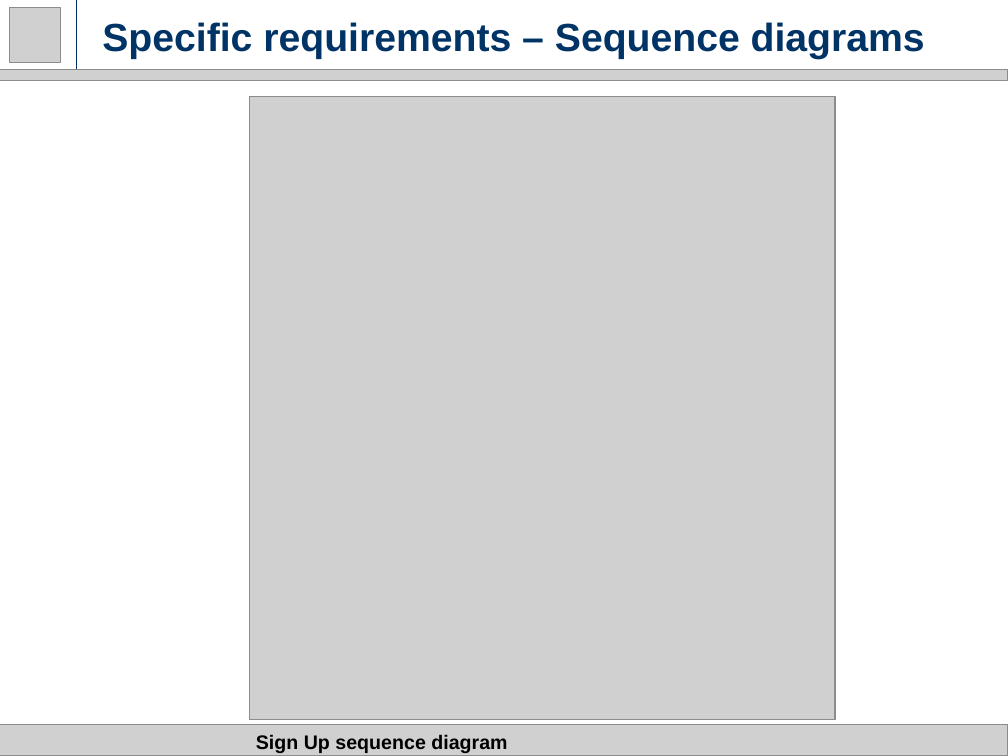
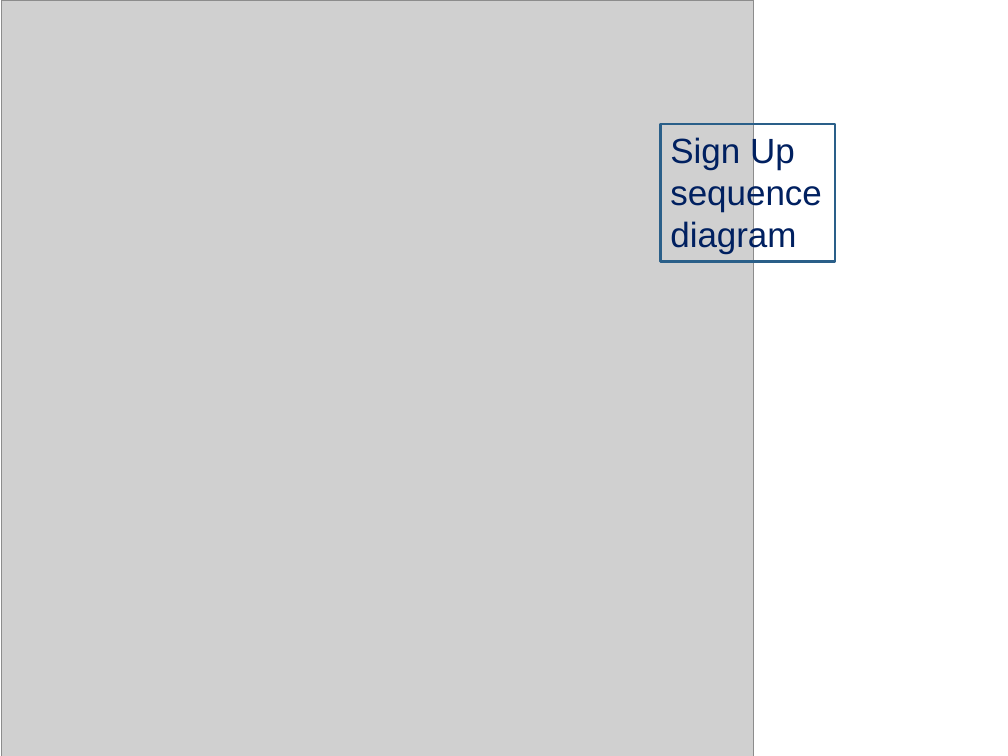
Before and after one commit to milica13629/SW2015, a slide deck: slide 19 of RASD.pptx (slide 20 before the commit). Drawn at 1008x756 pixels with LibreOffice and Linux fonts; fonts in the diff are those of the drawing; grey boxes stand for pictures. Boxes give left, top, right and bottom in pixels: in the first picture for what was removed or moved away, otherwise in the second. Text is boxed around its words. In the diff, an @@ line names an element or a change of style, - is before the commit and + after.

```diff
--- a/RASD.pptx
+++ b/RASD.pptx
@@ picture: place and size @@
-picture at (250,97,835,720)
+picture at (2,0,754,756)
@@ picture removed at (9,7,60,62) @@
@@ title removed at (102,22,925,59) @@
-Specific requirements – Sequence diagrams
@@ picture removed at (0,70,1008,81) @@
@@ rectangle "Sign Up sequence diagram": place and size @@
-rectangle "Sign Up sequence diagram" at (256,734,507,753)
+rectangle "Sign Up sequence diagram" at (660,124,835,261)
@@ rectangle "Sign Up sequence diagram" at (660,124,835,261): size 14 to 25 pt, text colour #000000 to #002060, bold off; indent changed; line spacing 1.15 to 1; vertical alignment middle to top; outline none to #2B5F8A 2 pt @@
@@ picture removed at (0,725,1008,756) @@
```
Also in this commit, not shown: 16 other slides changed, 1 slide added, 2 slides removed, 1 other file.
